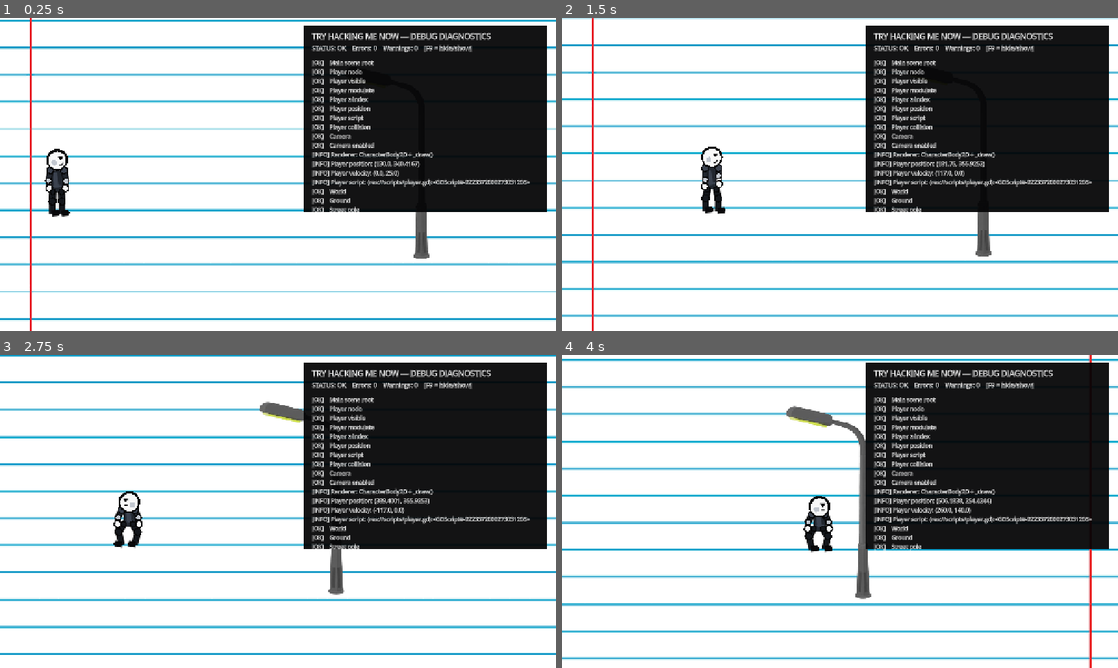
Above: before the commit, frames 1-4 (two rows, left to right).
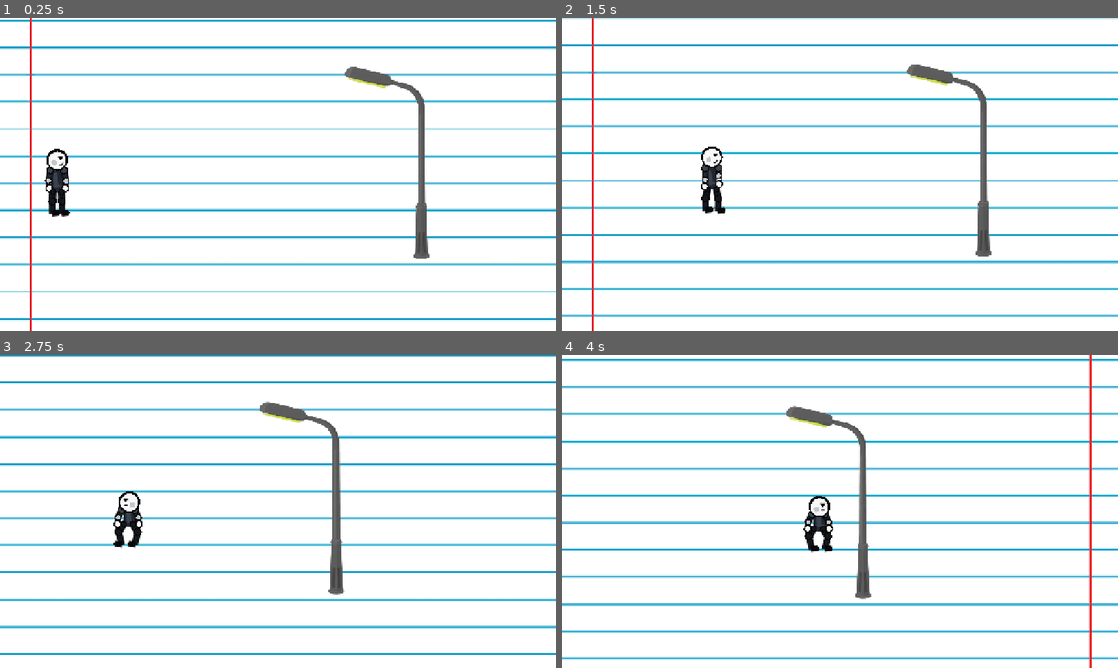
Above: after the commit, the same moments.

Repository: zamuuk13-sketch/TRY-HACKING-ME-NEW-
Game: Godot game, scene res://scenes/main.tscn
The game is run twice, just before and just after one commit, with the same random seed, the same clock (stepped at 60 frames per second) and the same inputs.
Inputs:
- Up to frame 1 (0.25 s): no input
- Up to frame 2 (1.5 s): hold C (crouch) 0.53-1.28 s; hold D (move_right) from 0.53 s (still down); tap Space (jump) at 0.77 s; tap Shift at 1.35 s
- Up to frame 3 (2.75 s): tap Space (jump) at 1.52 s; release D (move_right) at 2.03 s; hold A (move_left) from 2.03 s (still down); hold C (crouch) from 2.03 s (still down)
- Up to frame 4 (4 s): release A (move_left) at 2.78 s; release C (crouch) at 2.78 s; hold D (move_right) from 2.78 s (still down); tap Shift at 2.85 s; tap Space (jump) at 3.02, 3.77 s; hold C (crouch) from 3.53 s (still down)

The runs differ from the first frame. In frame 1, 26% of the frame differs, in the area x 54-99%, y 2-62%; in frame 2, 26%; in frame 3, 26%; in frame 4, 26%, in the area x 54-99%, y 2-63%.

Commit message:
Make diagnostics panel visible only in debug BAT mode

Diff:
--- a/scripts/debug_diagnostics.gd
+++ b/scripts/debug_diagnostics.gd
@@ -1,22 +1,27 @@
 extends CanvasLayer
 ## TRY HACKING ME NOW — startup/runtime diagnostics.
 ## Observes the game without changing player physics, input or camera.
+## The panel is shown automatically only when launched with --debug-diagnostics.
 
 const PANEL_SIZE := Vector2(560, 430)
 const MARGIN := 18.0
+const DEBUG_FLAG := "--debug-diagnostics"
 
 var panel: ColorRect
 var text: Label
 var status: Label
-var visible_debug := true
+var visible_debug := false
 var f9_cooldown := 0.0
 var last_report := ""
 
 func _ready() -> void:
 	layer = 900
 	_build_ui()
+	visible_debug = DEBUG_FLAG in OS.get_cmdline_args()
+	panel.visible = visible_debug
 	_run_diagnostics()
 	print("[DEBUG] Startup diagnostics initialized.")
+	print("[DEBUG] Diagnostics panel: " + ("VISIBLE (debug BAT)" if visible_debug else "HIDDEN (normal launch)"))
 	print("[DEBUG] Press F9 to toggle the diagnostics panel.")
 
 func _process(delta: float) -> void:
